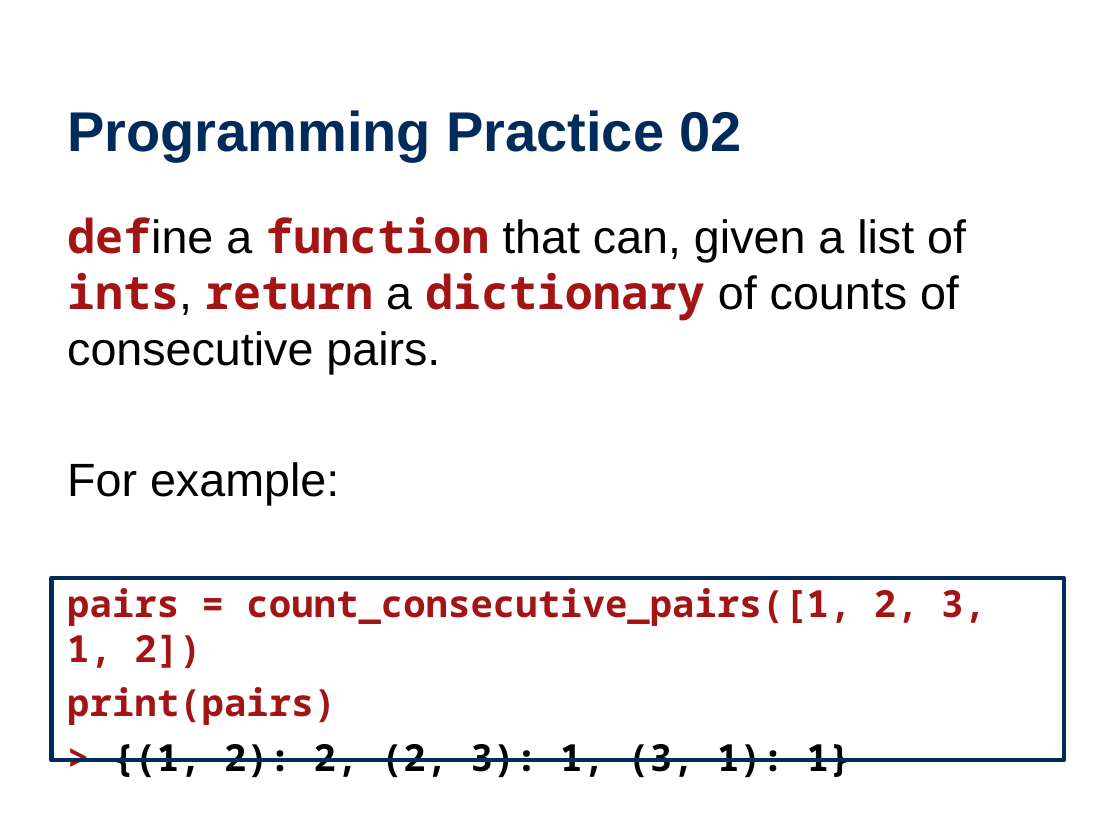
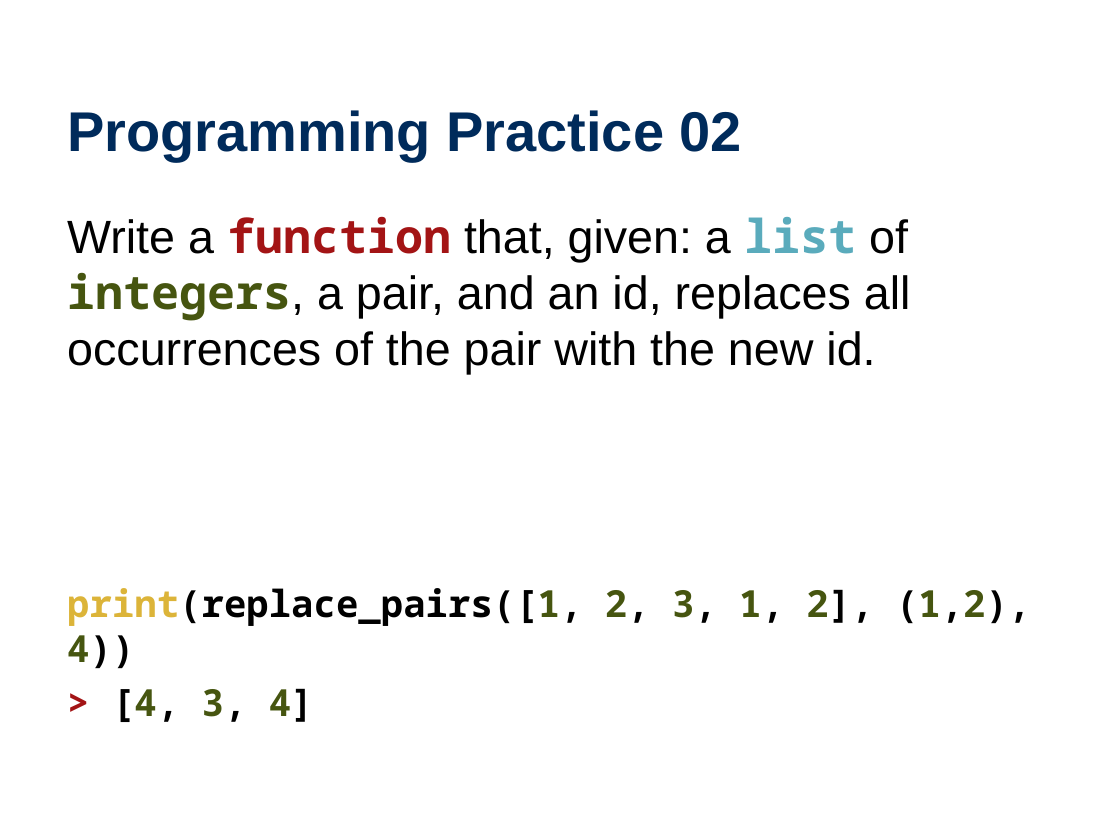
Before and after one commit to wtheisen/nd-cse-10124-lectures, a slide deck: slide 3 of Blank/Lecture_04_ Tokenization.pptx (slide 5 before the commit). Drawn at 1120x840 pixels with LibreOffice and Linux fonts; fonts in the diff are those of the drawing. Boxes give left, top, right and bottom in pixels: in the first picture for what was removed or moved away, otherwise in the second. Text is boxed around its words. In the diff, an @@ line names an element or a change of style, - is before the commit and + after.

```diff
--- a/Blank/Lecture_04_ Tokenization.pptx
+++ b/Blank/Lecture_04_ Tokenization.pptx
@@ text at (x1=67, y1=216, x2=1030, y2=722): text changed; font Noto Sans Mono to Arial; bold off @@
-define a function that can, given a list of ints, return a dictionary of counts of consecutive pairs.
-For example:
-pairs = count_consecutive_pairs([1, 2, 3, 1, 2])
-print(pairs)
-> {(1, 2): 2, (2, 3): 1, (3, 1): 1}
+Write a function that, given: a list of integers, a pair, and an id, replaces all occurrences of the pair with the new id.
+print(replace_pairs([1, 2, 3, 1, 2], (1,2), 4))
+> [4, 3, 4]
@@ rectangle removed at (x1=52, y1=578, x2=1064, y2=759) @@
```
Also in this commit, not shown: 2 other slides changed, 4 slides added, 4 slides removed, 3 other files.
